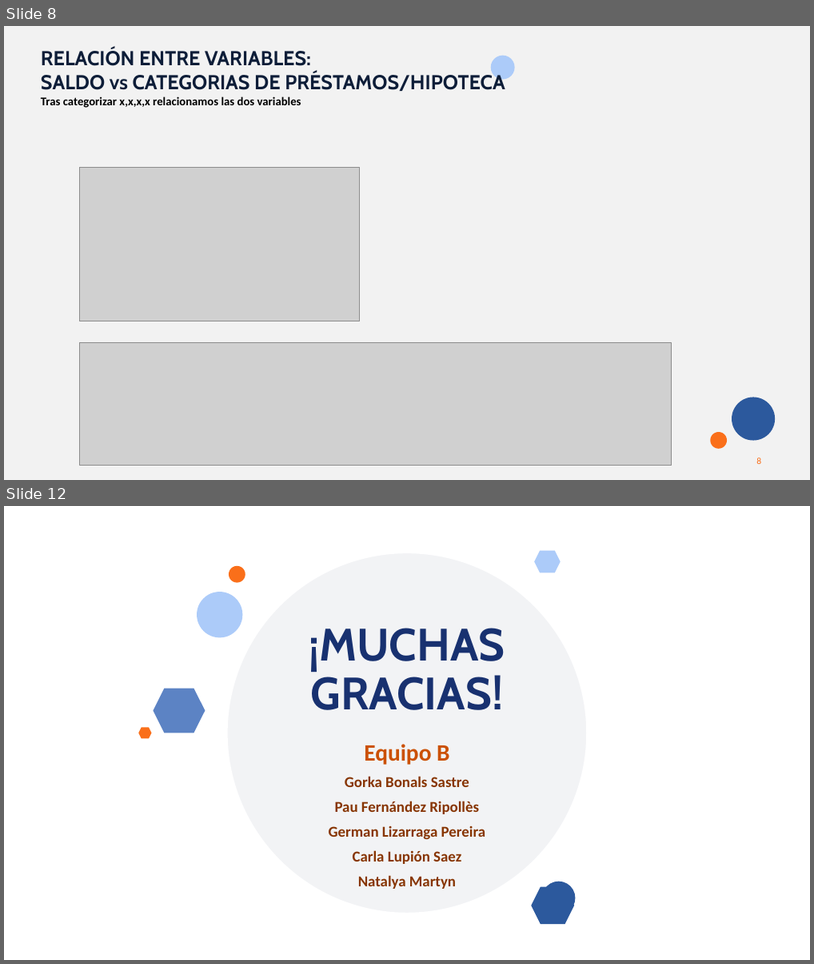
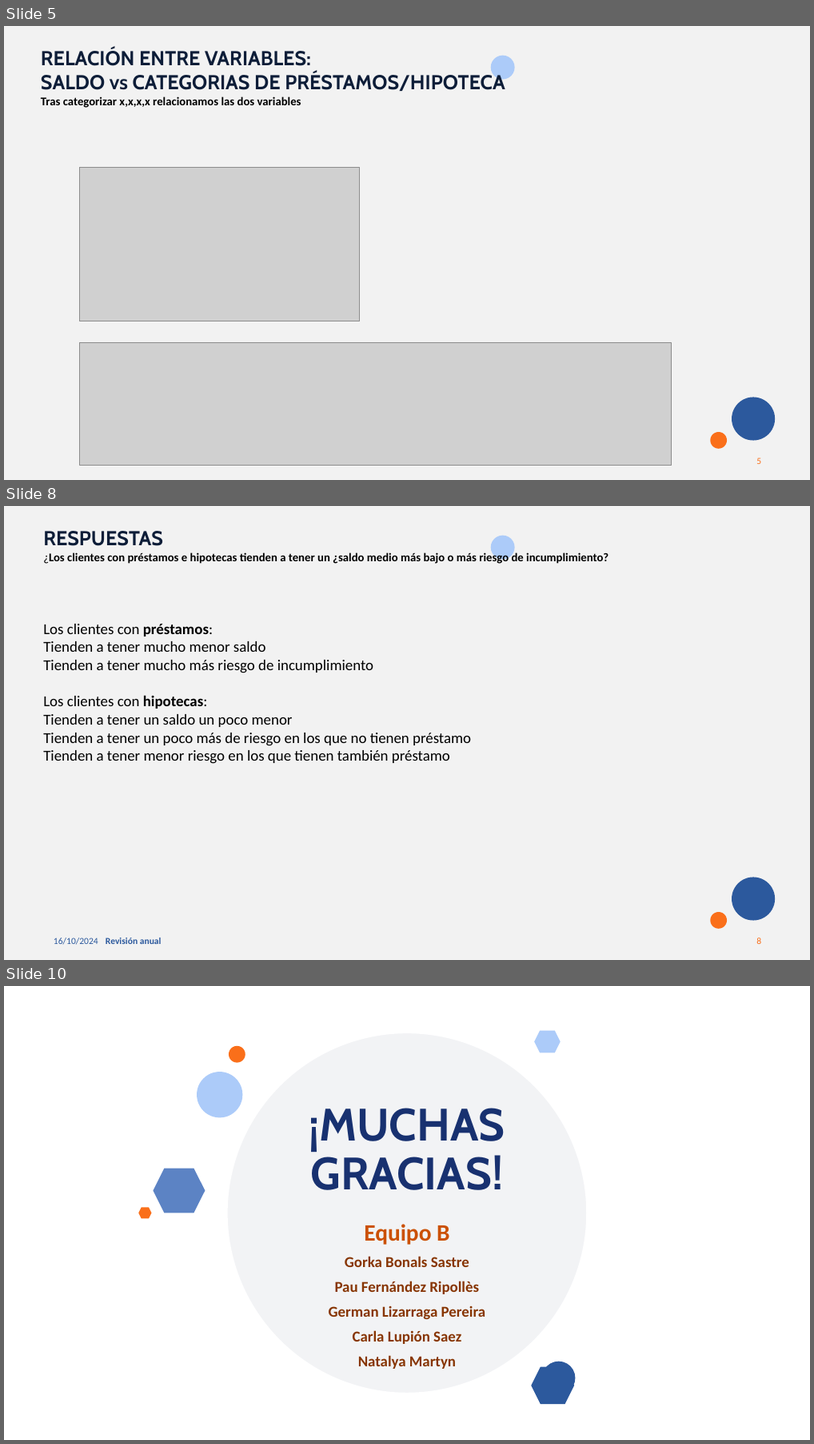
Before and after one commit to MarinaTorba/PersonalDataProrjects, a slide deck: Equip_B/results/S2_Presentacion_Finanzas.pptx. Shown one above the other, each under a label of ours: slides 8 and 12 before the commit, slides 5, 8 and 10 after it; the slides between them are not shown. The pictures are 814x964 and 814x1444 pixels, drawn with LibreOffice and Linux fonts; fonts in the diff are those of the drawing; grey boxes stand for pictures; background and template pictures are left out. Boxes give left, top, right and bottom in pixels: in the first picture for what was removed or moved away, otherwise in the second. Text is boxed around its words. In the diff, an @@ line names an element or a change of style, - is before the commit and + after.

```diff
--- a/Equip_B/results/S2_Presentacion_Finanzas.pptx
+++ b/Equip_B/results/S2_Presentacion_Finanzas.pptx
@@ slide 8 added at (4,506,810,960), background #F2F2F2; not listed: 6 template elements that a slide beside it also shows @@
@@ text added at (43,531,609,564), 14 pt, text #000000, bold @@
+RESPUESTAS
+¿Los clientes con préstamos e hipotecas tienden a tener un ¿saldo medio más bajo o más riesgo de incumplimiento?
@@ text added at (43,624,471,764), 18 pt, text #000000 @@
+Los clientes con préstamos:
+Tienden a tener mucho menor saldo
+Tienden a tener mucho más riesgo de incumplimiento
+Los clientes con hipotecas:
+Tienden a tener un saldo un poco menor
+Tienden a tener un poco más de riesgo en los que no tienen préstamo
+Tienden a tener menor riesgo en los que tienen también préstamo
@@ what was slide 8 is now slide 5 @@
@@ page number at (757,457,762,464): text changed @@
-8
+5
@@ what was slide 12 is now slide 10 @@
```
Also in this commit, not shown: 3 slides changed, 2 other slides added, 5 slides removed, 1 other file.
